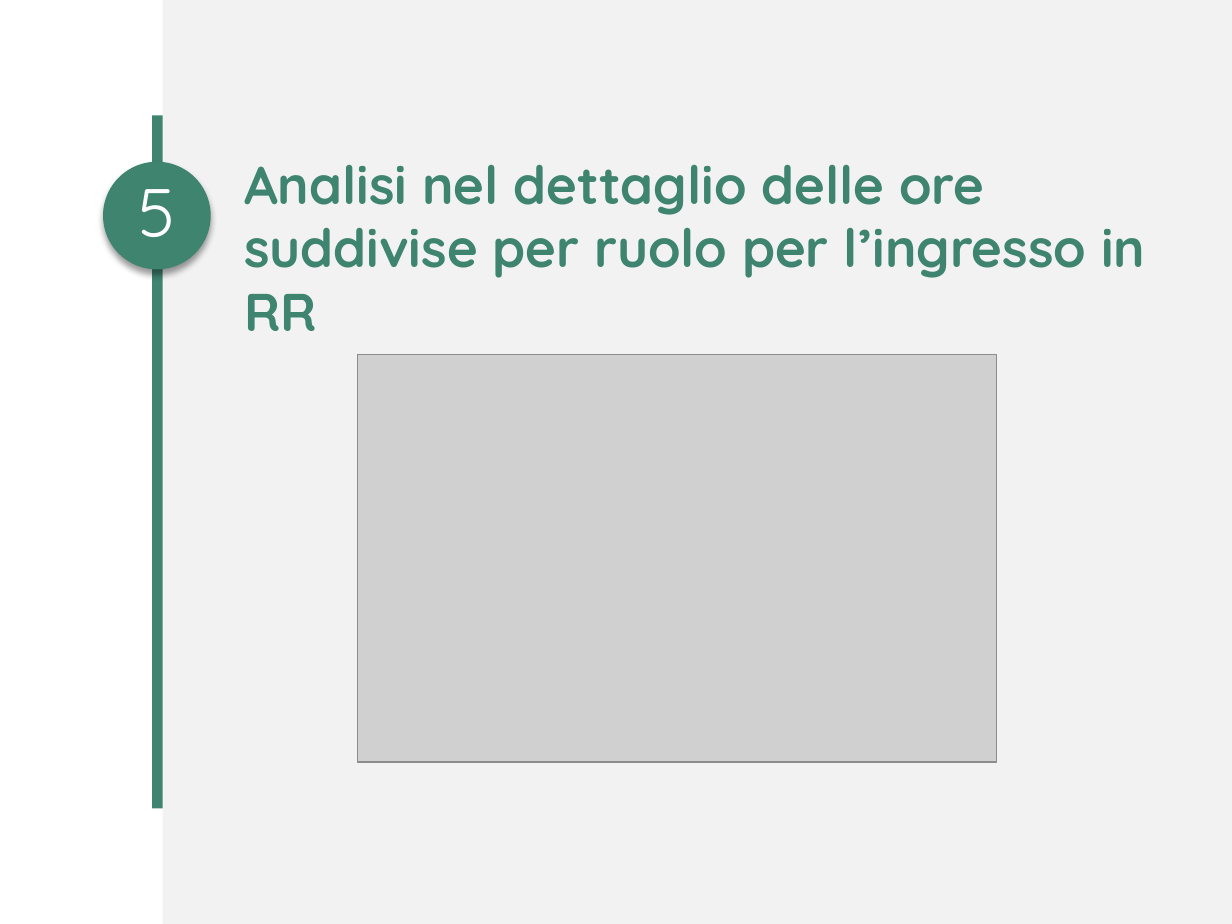
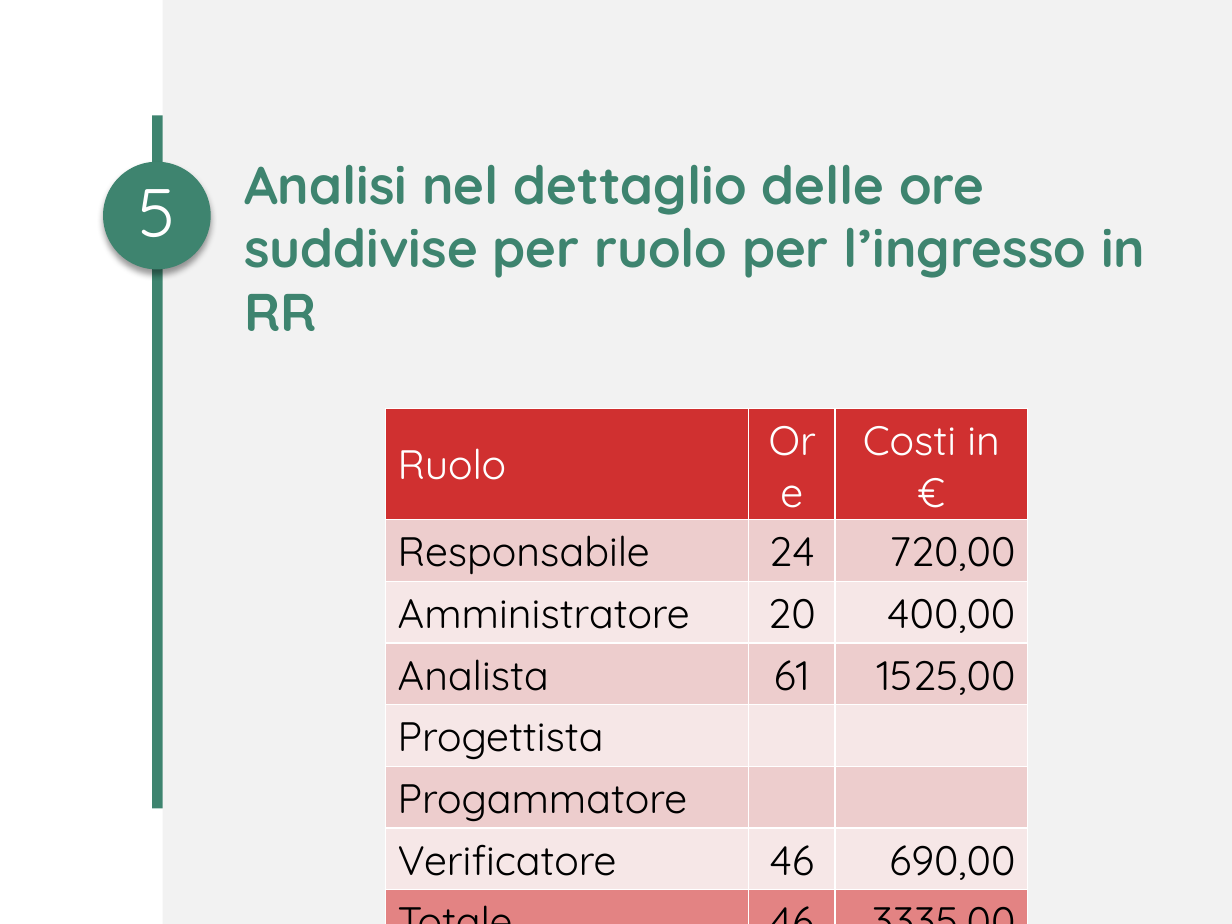
Before and after one commit to Italiaracerx/progettoSWE, a slide deck: slide 25 of Presentazione/Presentazione 26-01-2018.pptx. Drawn at 1232x924 pixels with LibreOffice and Linux fonts; fonts in the diff are those of the drawing; grey boxes stand for pictures; background and template pictures are left out. Boxes give left, top, right and bottom in pixels: in the first picture for what was removed or moved away, otherwise in the second. Text is boxed around its words. In the diff, an @@ line names an element or a change of style, - is before the commit and + after.

```diff
--- a/Presentazione/Presentazione 26-01-2018.pptx
+++ b/Presentazione/Presentazione 26-01-2018.pptx
@@ picture removed at <box>357,355,997,763</box> @@
@@ table added at <box>386,409,1027,884</box>, 8 rows, 3 columns @@
+Ruolo | Ore | Costi in €
+Responsabile | 24 | 720,00
+Amministratore | 20 | 400,00
+Analista | 61 | 1525,00
+Progettista |  | 
+Progammatore |  | 
+Verificatore | 46 | 690,00
+Totale | 46 | 3335,00
```
Also in this commit, not shown: 2 other slides changed.
